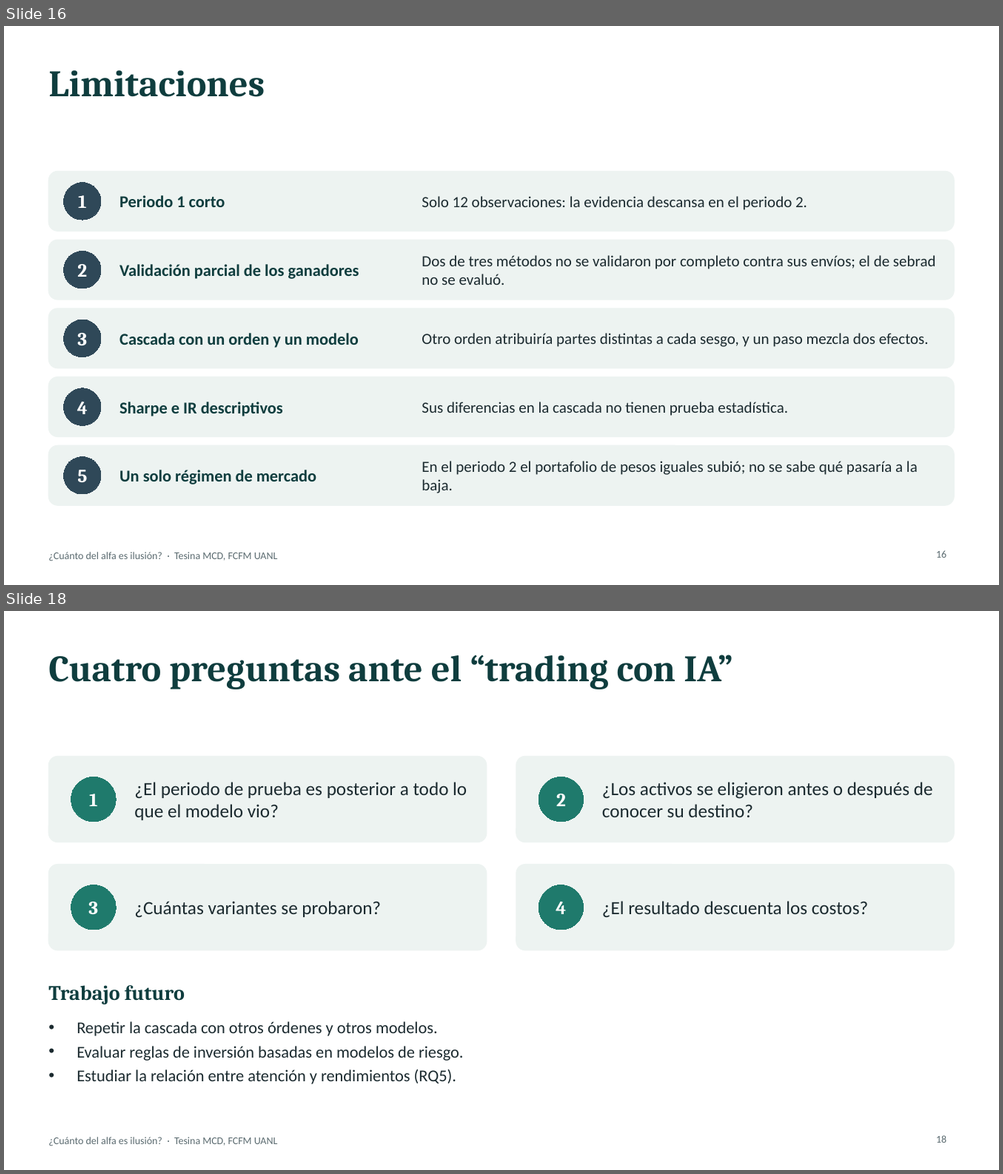
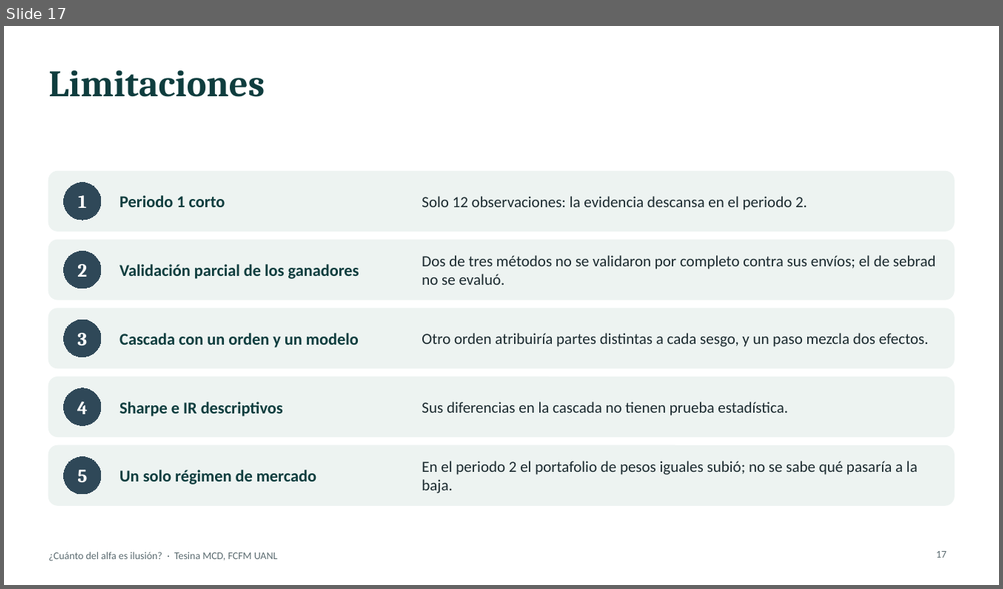
Before and after one commit to marcgym2/tesina-m6, a slide deck: thesis/slides/tesina_defensa.pptx. Shown one above the other, each under a label of ours: slides 16 and 18 before the commit, slide 17 after it; the slides between them are not shown. The pictures are 1003x1174 and 1003x589 pixels, drawn with LibreOffice and Linux fonts; fonts in the diff are those of the drawing. Boxes give left, top, right and bottom in pixels: in the first picture for what was removed or moved away, otherwise in the second. Text is boxed around its words. In the diff, an @@ line names an element or a change of style, - is before the commit and + after.

```diff
--- a/thesis/slides/tesina_defensa.pptx
+++ b/thesis/slides/tesina_defensa.pptx
@@ slide 18 removed at [4,611,999,1170], background #FFFFFF; not listed: 1 template element that a slide beside it also shows @@
@@ title removed at [48,655,733,689] @@
-Cuatro preguntas ante el “trading con IA”
@@ rounded rectangle removed at [48,757,486,843] @@
@@ rounded rectangle removed at [517,757,955,843] @@
@@ ellipse removed at [71,777,116,822] @@
-1
@@ text removed at [134,782,466,820] @@
-¿El periodo de prueba es posterior a todo lo que el modelo vio?
@@ ellipse removed at [539,777,583,822] @@
-2
@@ text removed at [602,782,933,817] @@
-¿Los activos se eligieron antes o después de conocer su destino?
@@ rounded rectangle removed at [48,865,486,951] @@
@@ rounded rectangle removed at [517,865,955,951] @@
@@ ellipse removed at [71,885,116,930] @@
-3
@@ ellipse removed at [539,885,583,930] @@
-4
@@ text removed at [134,901,381,917] @@
-¿Cuántas variantes se probaron?
@@ text removed at [602,901,868,917] @@
-¿El resultado descuenta los costos?
@@ text removed at [48,985,185,1005] @@
-Trabajo futuro
@@ text removed at [77,1022,463,1085] @@
-• Repetir la cascada con otros órdenes y otros modelos.
-• Evaluar reglas de inversión basadas en modelos de riesgo.
-• Estudiar la relación entre atención y rendimientos (RQ5).
@@ page number removed at [936,1136,946,1143] @@
-18
@@ what was slide 16 is now slide 17 @@
@@ page number at [936,551,946,558]: text changed @@
-16
+17
```
Also in this commit, not shown: 12 slides changed, 3 slides added, 1 other file.
